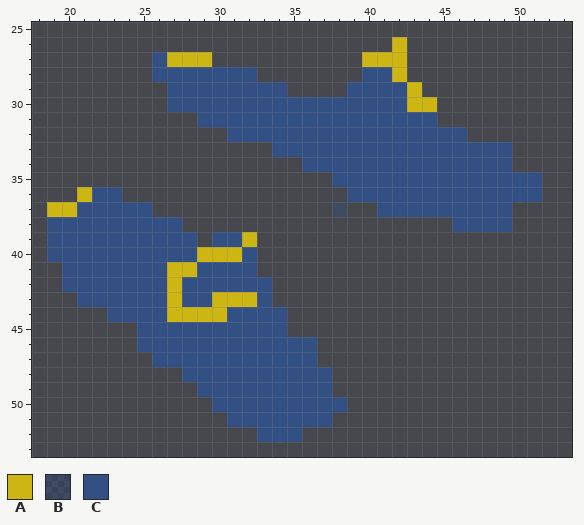
Pixel-art sprite -- resources/templates/divine_slippers.png. Above, as it was before the edit.
The file is 64x64 pixels. Pixels under 10% opacity are left out. Shown: x 18..53, y 25..53.
Palette (. is transparent): A #cdb514  B #3350855e  C #335085
After:
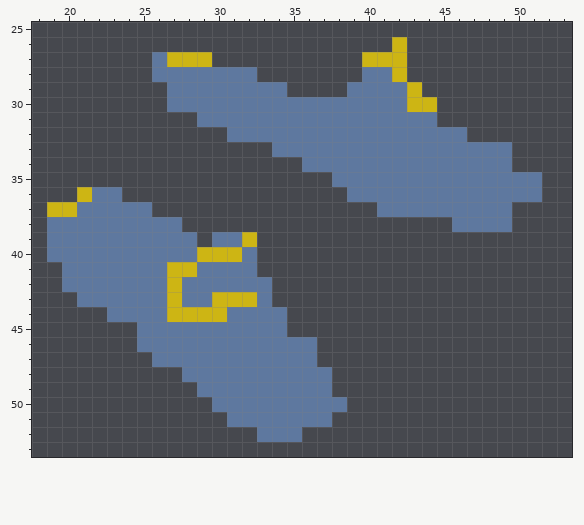
Edits made:
@@ palette @@
-C #335085
+C #5e789f
@@ x 36..40 @@
 36 ...CC
-37 ..B..
+37 .....
 38 .....
Changed places in both pictures, as pixel boxes (x1, y1, x2, y2):
changed: (47, 52, 542, 442)
